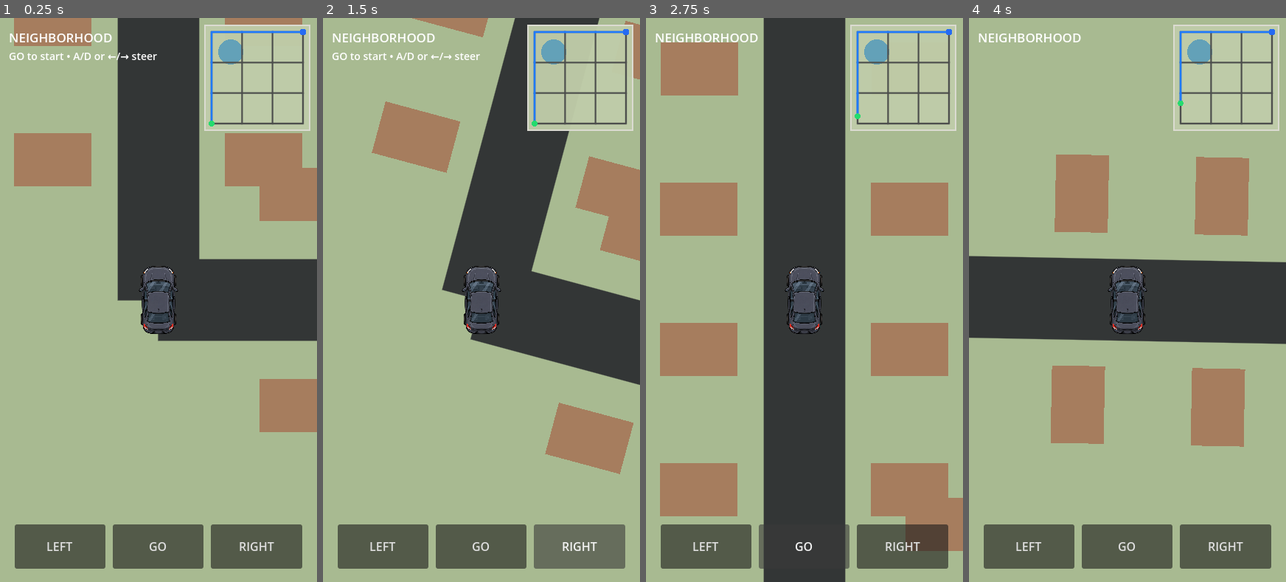
Above: before the commit, frames 1-4 (left to right).
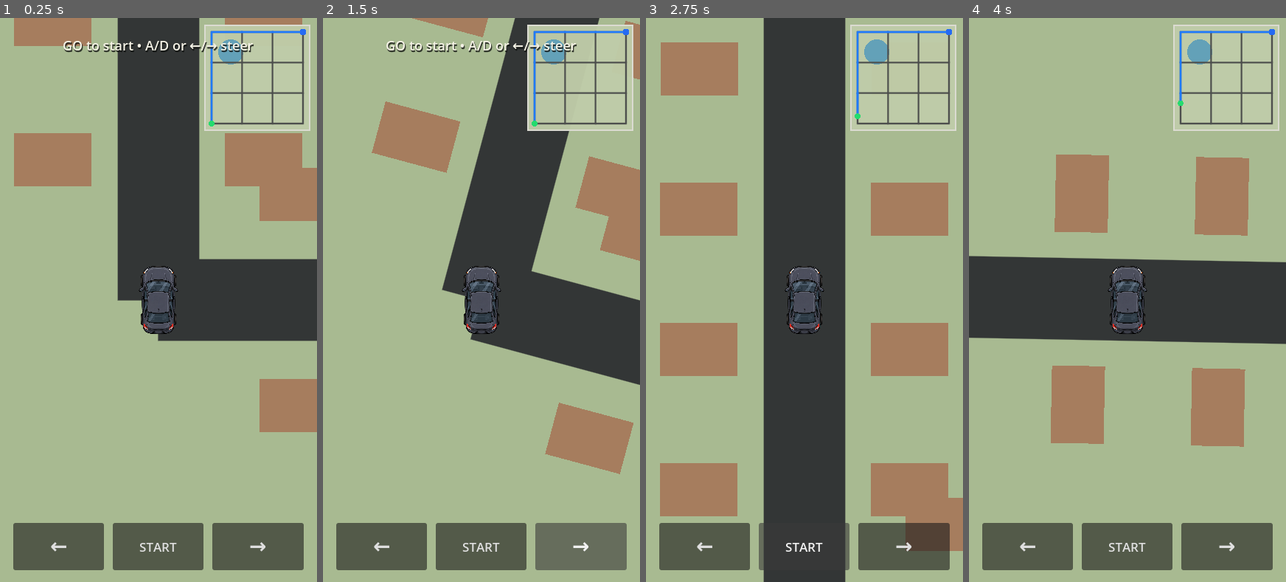
Above: after the commit, the same moments.

Repository: patrickcallahancomedy/comedian
Game: Godot game, scene res://scenes/drive/drive_module.tscn
Same seed, same stepped clock (60 frames per second), same inputs: the game is played once before the commit and once after it.
Inputs (mouse positions are in pixels of both pictures, inside the frame that each line leads up to):
- Up to frame 1 (0.25 s): no input
- Up to frame 2 (1.5 s): click "LEFT" (after the commit: "←") at 0.5 s; click "RIGHT" (after the commit: "→") at 1.25 s
- Up to frame 3 (2.75 s): click "GO" (after the commit: "START") at 2 s
- Up to frame 4 (4 s): click "GO" (after the commit: "START") at 2.75 s; tap Enter (ui_accept) at 3.5, 3.77 s; move the mouse to (1197, 271) at 3.52 s; hold Right from 3.53 s (still down); tap Space at 3.6 s; click (1197, 271) at 3.67 s

The runs differ from the first frame. In frame 1, 1.9% of the frame differs, in the area x 3-96%, y 2-98%; in frame 2, 1.9%; in frame 3, 1.0%; in frame 4, 1.1%.

Commit message:
DRIVE v0.8 simplify mobile HUD

Diff:
--- a/godot/scenes/drive/drive_module.tscn
+++ b/godot/scenes/drive/drive_module.tscn
@@ -4,8 +4,6 @@
 [ext_resource type="Texture2D" uid="uid://dkqq7eu8lpill" path="res://assets/car/player_car_top.png" id="1_car"]
 
 [ext_resource type="Script" path="res://scripts/drive/drive_session.gd" id="3_session"]
-
-[ext_resource type="Script" path="res://scripts/drive/drive_effects.gd" id="4_effects"]
 
 [node name="DriveModule" type="Control" unique_id=1084516026]
 layout_mode = 3
@@ -25,7 +23,7 @@
 anchor_bottom = 1.0
 grow_horizontal = 2
 grow_vertical = 2
-color = Color(0.69, 0.72, 0.62, 1)
+color = Color(0.42, 0.48, 0.39, 1)
 
 [node name="CityMap" type="Control" parent="." unique_id=1442815347]
 layout_mode = 1
@@ -37,6 +35,7 @@
 script = ExtResource("1_boj34")
 
 [node name="MapLabel" type="Label" parent="." unique_id=636909609]
+visible = false
 layout_mode = 0
 offset_left = 12.0
 offset_top = 14.0
@@ -47,12 +46,17 @@
 
 [node name="StatusLabel" type="Label" parent="." unique_id=683560994]
 layout_mode = 0
-offset_left = 12.0
-offset_top = 42.0
-offset_right = 278.0
-offset_bottom = 66.0
-theme_override_font_sizes/font_size = 14
-text = "PRESS GO"
+offset_left = 72.0
+offset_top = 24.0
+offset_right = 358.0
+offset_bottom = 58.0
+theme_override_colors/font_color = Color(0.96, 0.95, 0.90, 1)
+theme_override_colors/font_shadow_color = Color(0.05, 0.06, 0.05, 0.75)
+theme_override_constants/shadow_offset_x = 1
+theme_override_constants/shadow_offset_y = 2
+theme_override_font_sizes/font_size = 18
+text = "TAP START"
+horizontal_alignment = 1
 
 [node name="PlayerCar" type="TextureRect" parent="." unique_id=1726496357]
 layout_mode = 0
@@ -67,37 +71,32 @@
 
 [node name="TouchControls" type="HBoxContainer" parent="." unique_id=162859420]
 layout_mode = 0
-offset_left = 20.0
-offset_top = 686.0
-offset_right = 410.0
-offset_bottom = 746.0
-theme_override_constants/separation = 10
+offset_left = 18.0
+offset_top = 684.0
+offset_right = 412.0
+offset_bottom = 748.0
+theme_override_constants/separation = 12
 
 [node name="LeftButton" type="Button" parent="TouchControls" unique_id=1378762602]
-custom_minimum_size = Vector2(123, 60)
+custom_minimum_size = Vector2(118, 64)
 layout_mode = 2
 size_flags_horizontal = 3
-text = "LEFT"
+theme_override_font_sizes/font_size = 28
+text = "←"
 
 [node name="ForwardButton" type="Button" parent="TouchControls" unique_id=2034903650]
-custom_minimum_size = Vector2(123, 60)
+custom_minimum_size = Vector2(118, 64)
 layout_mode = 2
 size_flags_horizontal = 3
-text = "GO"
+theme_override_font_sizes/font_size = 17
+text = "START"
 
 [node name="RightButton" type="Button" parent="TouchControls" unique_id=727376704]
-custom_minimum_size = Vector2(123, 60)
+custom_minimum_size = Vector2(118, 64)
 layout_mode = 2
 size_flags_horizontal = 3
-text = "RIGHT"
-
-[node name="Effects" type="Control" parent="."]
-layout_mode = 1
-anchors_preset = 15
-anchor_right = 1.0
-anchor_bottom = 1.0
-mouse_filter = 2
-script = ExtResource("4_effects")
+theme_override_font_sizes/font_size = 28
+text = "→"
 
 [node name="Arrival" type="PanelContainer" parent="."]
 visible = false
